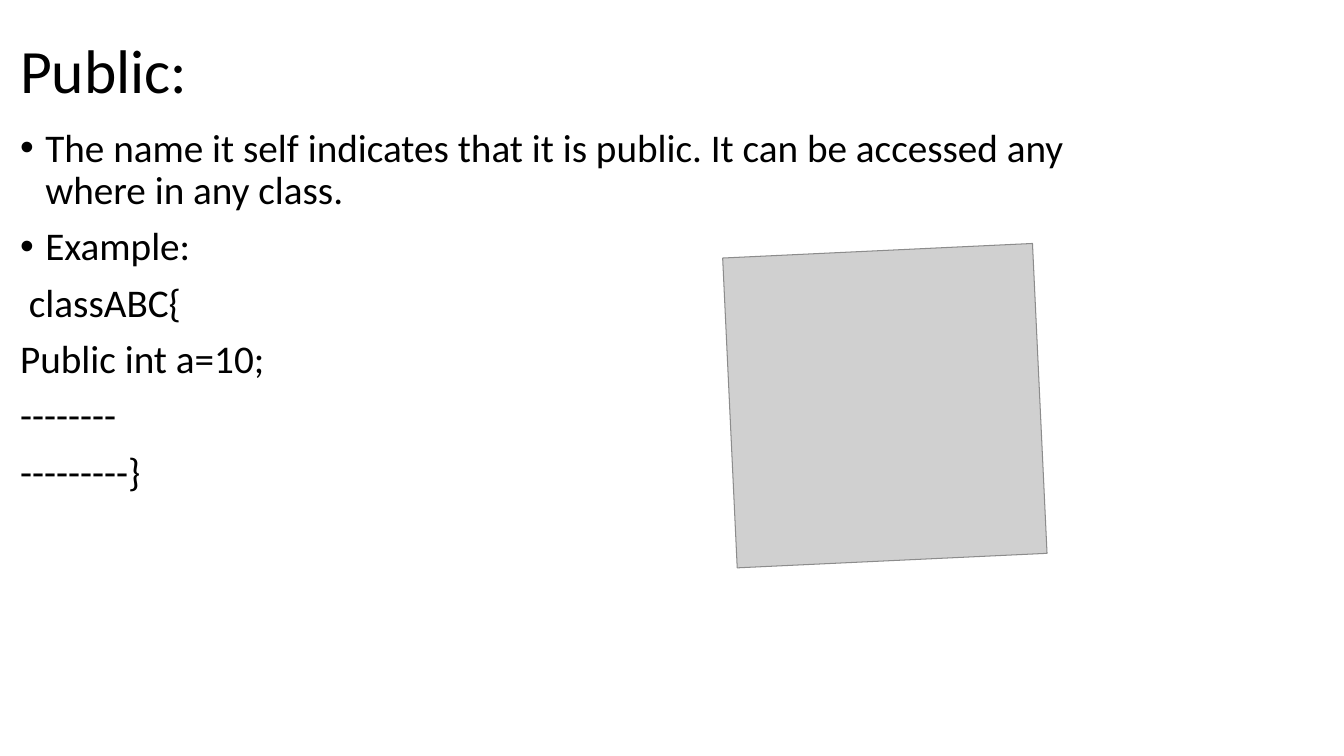
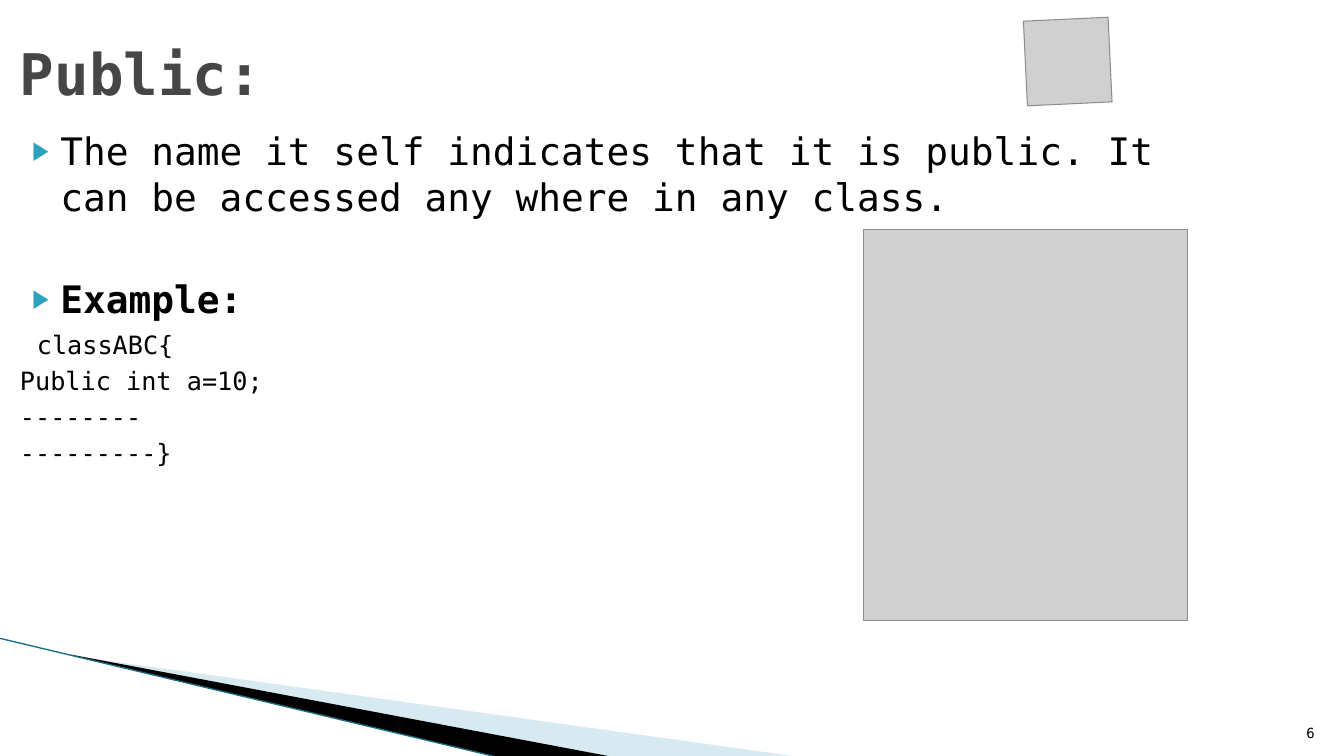
Before and after one commit to sirikoushik/PPT, a slide deck: slide 6 of Access Modifiers.pptx. Drawn at 1344x756 pixels with LibreOffice and Linux fonts; fonts in the diff are those of the drawing; grey boxes stand for pictures; background and template pictures are left out. Boxes give left, top, right and bottom in pixels: in the first picture for what was removed or moved away, otherwise in the second. Text is boxed around its words. In the diff, an @@ line names an element or a change of style, - is before the commit and + after.

```diff
--- a/Access Modifiers.pptx
+++ b/Access Modifiers.pptx
@@ title "Public:" at <box>20,49,262,96</box>: size 44 to 41 pt, font Calibri to DejaVu Sans Mono, text colour #000000 to #464646, bold on; line spacing 0.9 to 1 @@
@@ picture: place and size @@
-picture at <box>723,244,1048,569</box>
+picture at <box>1023,17,1112,106</box>
@@ text "The name it self indicates ..." at <box>20,136,1154,394</box>: size 28 to 27 pt in "The name it self indicates that it ...", "Example:"; font Calibri to DejaVu Sans Mono; bold on in "Example:"; size 28 to 18 pt in "classABC{", "Public int a=10;", "--------", "---------}"; bullet • to ▶; line spacing 0.9 to 1; less space between paragraphs @@
@@ picture added at <box>863,229,1188,620</box> @@
@@ line added from (0, 638) to (499, 756), #97C5D8 0.95 pt @@
@@ freeform shape added at <box>72,654,614,756</box>, fill #000000 @@
@@ freeform shape added at <box>74,655,800,756</box>, fill #A0CBDC at 40% opacity @@
@@ page number added at <box>1306,727,1314,739</box>, 10 pt, text #000000 @@
+6
```
Also in this commit, not shown: 8 other slides changed, 2 slides added, 2 slides removed.
